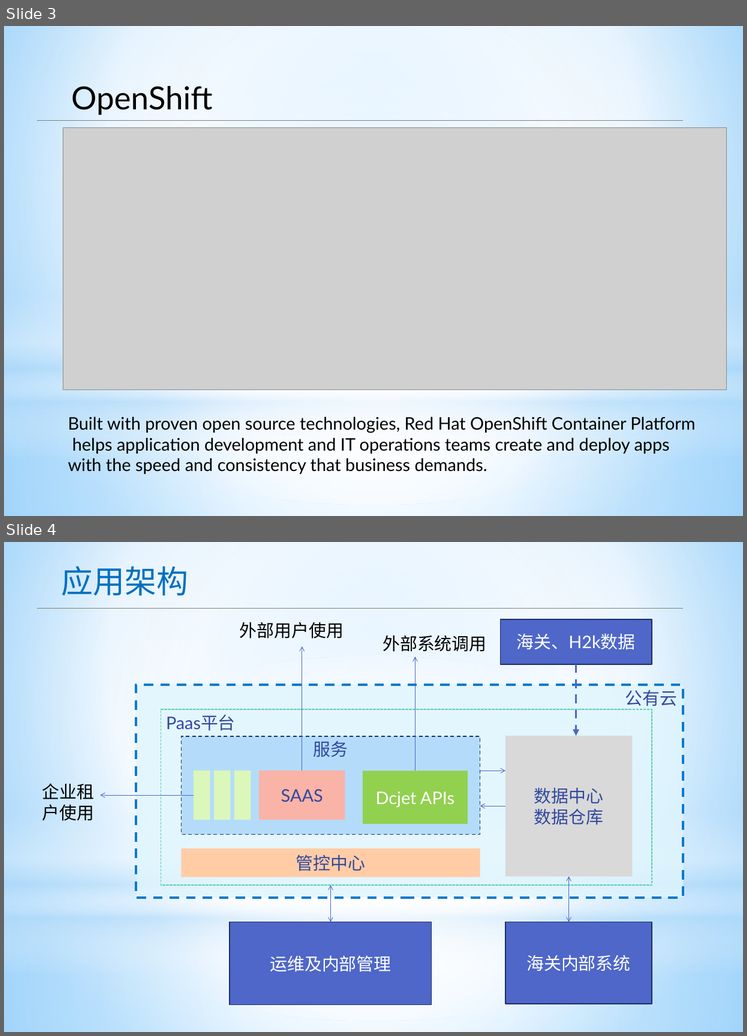
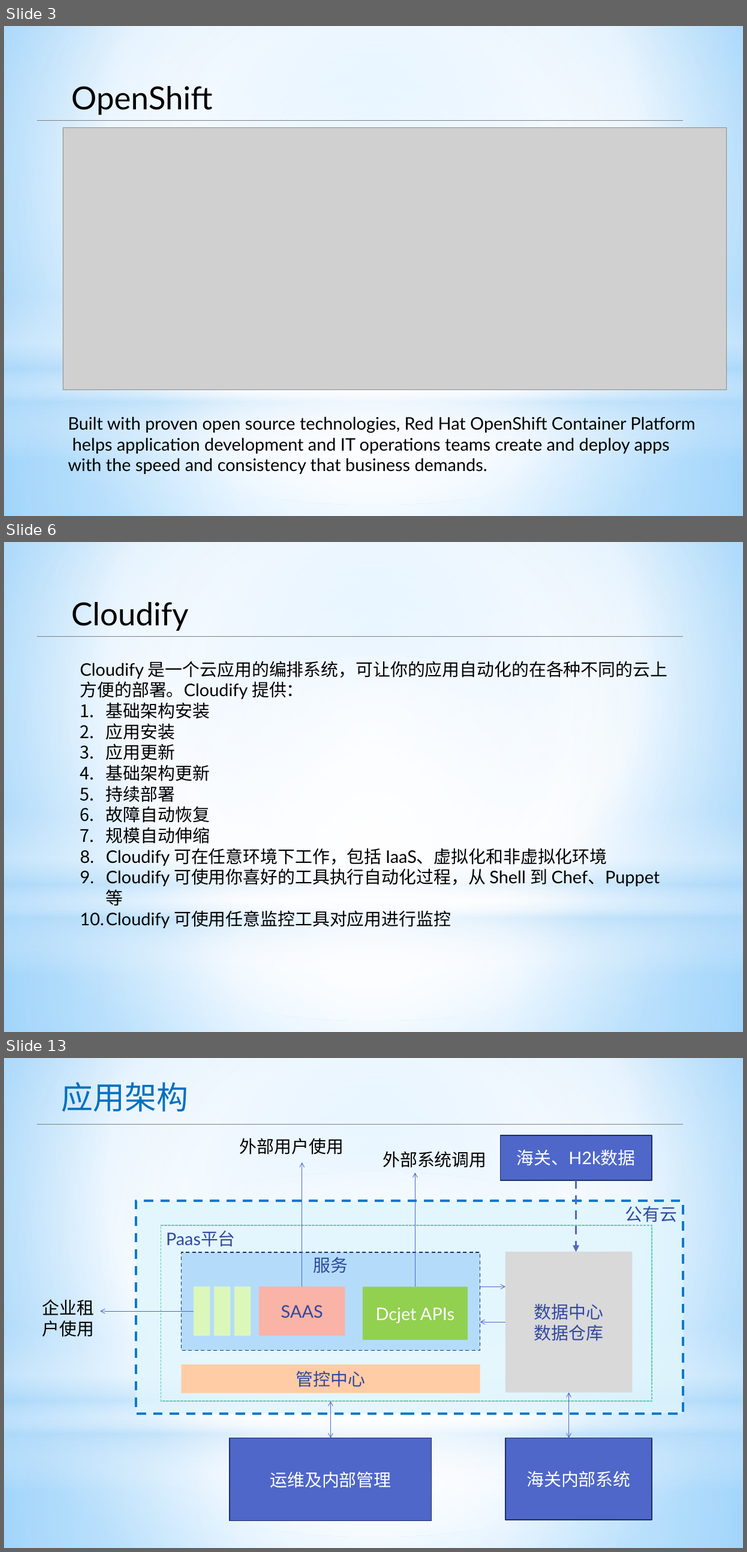
Before and after one commit to apporoad/DesignAndScheme2017, a slide deck: c云服务架构/Saas&Paas架构设计.pptx. Shown one above the other, each under a label of ours: slides 3 and 4 before the commit, slides 3, 6 and 13 after it; the slides between them are not shown. The pictures are 747x1036 and 747x1552 pixels, drawn with LibreOffice and Linux fonts; fonts in the diff are those of the drawing; grey boxes stand for pictures. Boxes give left, top, right and bottom in pixels: in the first picture for what was removed or moved away, otherwise in the second. Text is boxed around its words. In the diff, an @@ line names an element or a change of style, - is before the commit and + after.

```diff
--- a/c云服务架构/Saas&Paas架构设计.pptx
+++ b/c云服务架构/Saas&Paas架构设计.pptx
@@ slide 6 added at (4,542,743,1032), background gradient #9ED5FF to #FFFFFF to #5BB9FF; not listed: 4 template elements that a slide beside it also shows @@
@@ text added at (71,602,188,631), 44 pt, text #000000 @@
+Cloudify
@@ line added from (37, 636) to (683, 636), #808080 0.75 pt @@
@@ text added at (80,661,668,928), 24 pt, text #000000 @@
+Cloudify 是一个云应用的编排系统，可让你的应用自动化的在各种不同的云上方便的部署。Cloudify 提供：
+1. 基础架构安装
+2. 应用安装
+3. 应用更新
+4. 基础架构更新
+5. 持续部署
+6. 故障自动恢复
+7. 规模自动伸缩
+8. Cloudify 可在任意环境下工作，包括 IaaS、虚拟化和非虚拟化环境
+9. Cloudify 可使用你喜好的工具执行自动化过程，从 Shell 到 Chef、Puppet 等
+10. Cloudify 可使用任意监控工具对应用进行监控
@@ what was slide 4 is now slide 13 @@
```
Also in this commit, not shown: 1 slide changed, 8 other slides added.
